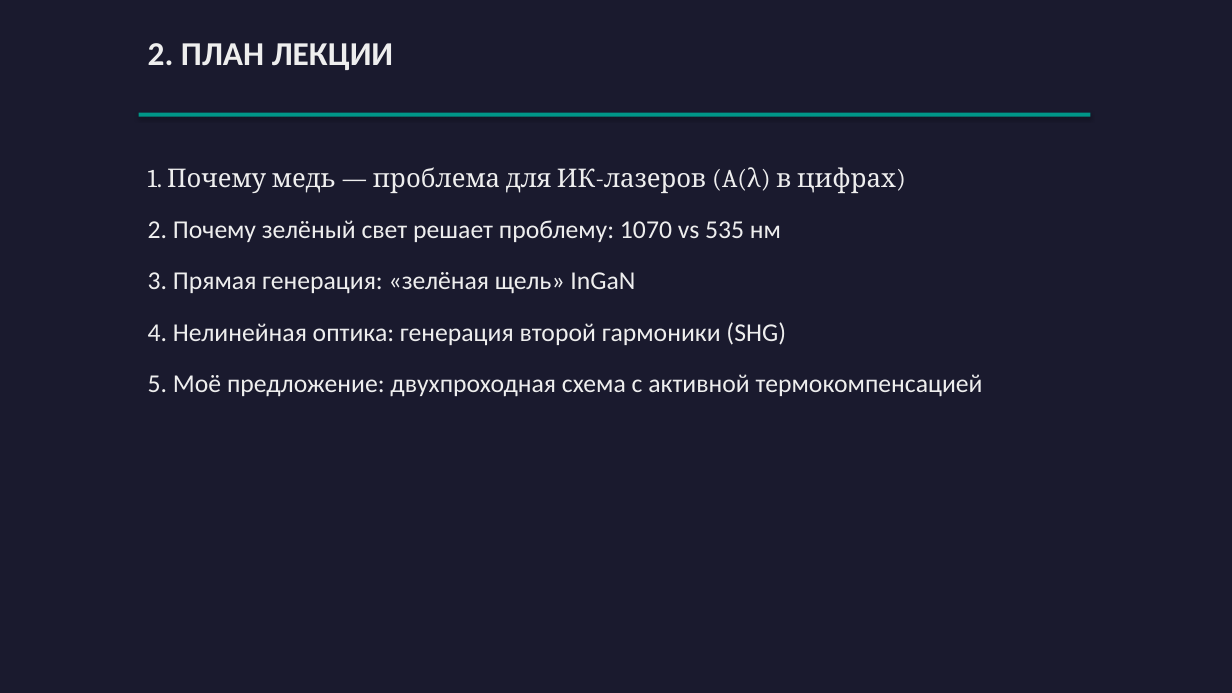
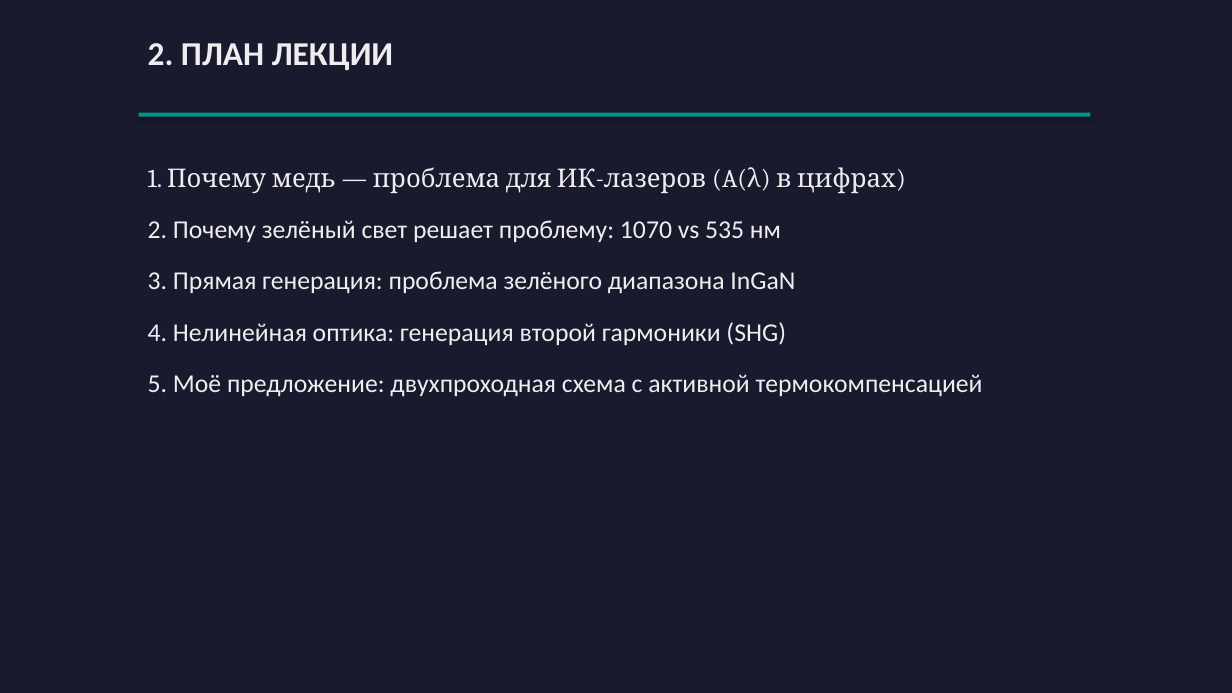
Before and after one commit to Evgeniy-makdak/Lecture-4_optional, a slide deck: slide 2 of Лекция_4доп_Генерация_зелёного_излучения.pptx. Drawn at 1232x693 pixels with LibreOffice and Linux fonts; fonts in the diff are those of the drawing. Boxes give left, top, right and bottom in pixels: in the first picture for what was removed or moved away, otherwise in the second. Text is boxed around its words. In the diff, an @@ line names an element or a change of style, - is before the commit and + after.

Commit message:
Заменить некорректный термин «зелёная щель» на «проблема зелёного диапазона» (green gap) в скрипте, README, презентации и раскадровке

```diff
--- a/Лекция_4доп_Генерация_зелёного_излучения.pptx
+++ b/Лекция_4доп_Генерация_зелёного_излучения.pptx
@@ text at <box>148,271,795,294</box>: text changed @@
-3. Прямая генерация: «зелёная щель» InGaN
+3. Прямая генерация: проблема зелёного диапазона InGaN
```
Also in this commit, not shown: 3 other slides changed, 3 other files.
